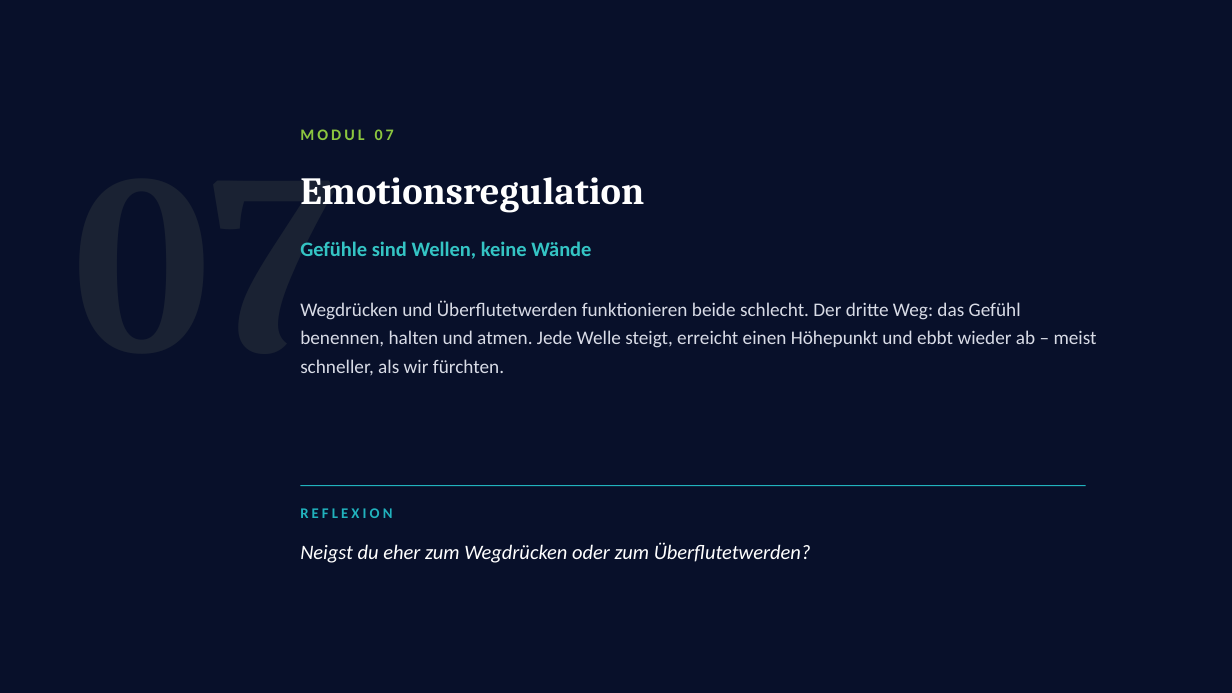
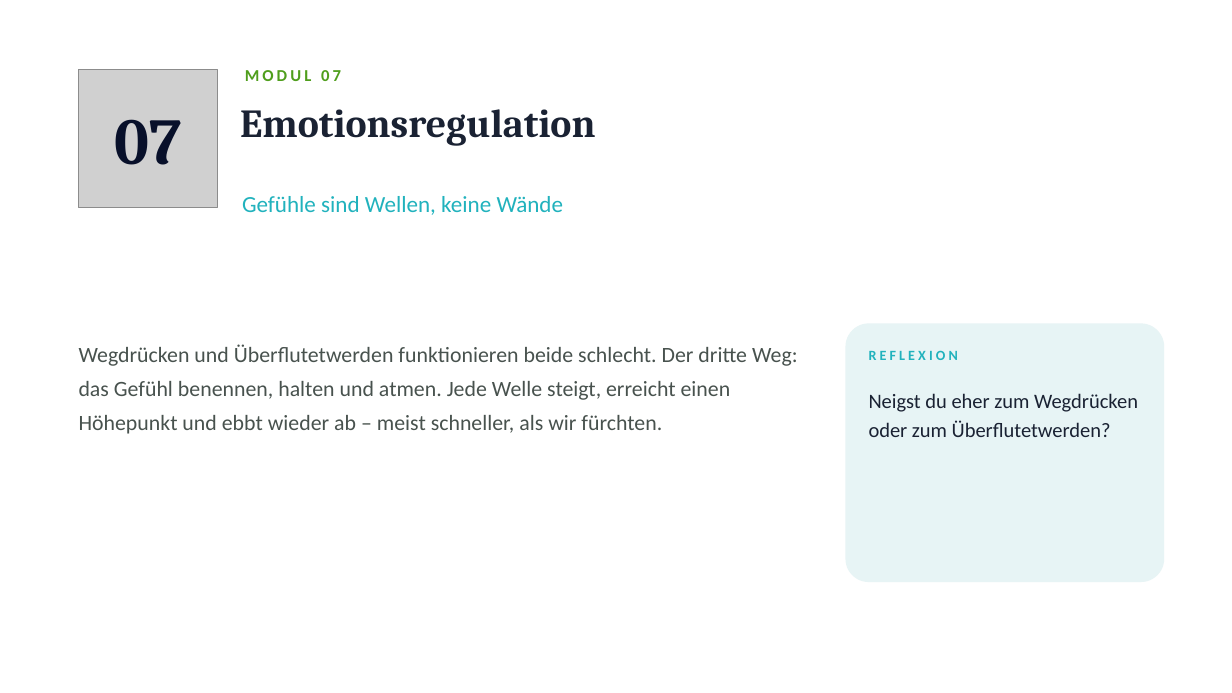
Before and after one commit to Heiko888/werdemeisterdeinergedanken, a slide deck: slide 14 of content/vorlagen/workshop/WMDG-Workshop-Deinen-Kopf-durchdenken.pptx. Drawn at 1232x693 pixels with LibreOffice and Linux fonts; fonts in the diff are those of the drawing; grey boxes stand for pictures. Boxes give left, top, right and bottom in pixels: in the first picture for what was removed or moved away, otherwise in the second. Text is boxed around its words. In the diff, an @@ line names an element or a change of style, - is before the commit and + after.

```diff
--- a/content/vorlagen/workshop/WMDG-Workshop-Deinen-Kopf-durchdenken.pptx
+++ b/content/vorlagen/workshop/WMDG-Workshop-Deinen-Kopf-durchdenken.pptx
@@ background #08102A to #FFFFFF @@
@@ text "07" at (x1=114, y1=119, x2=181, y2=165): vertical alignment top to middle @@
@@ picture added at (x1=79, y1=69, x2=217, y2=208) @@
@@ text at (x1=245, y1=70, x2=341, y2=81): text changed; size 200 to 13 pt; font Cambria to Calibri; text colour #1A2233 to #4F9E1C @@
-07
+MODUL 07
@@ text "MODUL 07" at (x1=245, y1=70, x2=341, y2=81): vertical alignment middle to top @@
@@ text at (x1=114, y1=119, x2=181, y2=165): text changed; size 12.5 to 51 pt; font Calibri to Cambria; text colour #8CC63F to #08102A @@
-MODUL 07
+07
@@ text "Emotionsregulation" moved from (x1=300, y1=177, x2=644, y2=213) to (x1=240, y1=109, x2=595, y2=146) @@
@@ text "Emotionsregulation" at (x1=240, y1=109, x2=595, y2=146): size 30 to 31 pt, text colour #FFFFFF to #1A2233; line spacing 1 to 1.02 @@
@@ text "Gefühle sind Wellen, keine Wände" moved from (x1=300, y1=241, x2=591, y2=259) to (x1=242, y1=196, x2=564, y2=215) @@
@@ text "Gefühle sind Wellen, keine Wände" at (x1=242, y1=196, x2=564, y2=215): size 16 to 18 pt, text colour #34C4C4 to #21B2BD, bold off @@
@@ rounded rectangle added at (x1=846, y1=323, x2=1165, y2=582), fill #E7F4F5 @@
@@ text "Wegdrücken und Überflutetwerden funktionieren beide ..." moved from (x1=300, y1=300, x2=1097, y2=375) to (x1=79, y1=344, x2=798, y2=434) @@
@@ text "Wegdrücken und Überflutetwerden funktionieren beide ..." at (x1=79, y1=344, x2=798, y2=434): size 15 to 17 pt, text colour #D8DBE6 to #48524E; line spacing 1.25 to 1.3 @@
@@ text "REFLEXION" moved from (x1=300, y1=508, x2=392, y2=518) to (x1=869, y1=350, x2=958, y2=360) @@
@@ text "REFLEXION" at (x1=869, y1=350, x2=958, y2=360): size 11.5 to 11 pt @@
@@ text "Neigst du eher zum Wegdrücken ..." moved from (x1=300, y1=542, x2=811, y2=563) to (x1=869, y1=393, x2=1138, y2=437) @@
@@ text "Neigst du eher zum Wegdrücken ..." at (x1=869, y1=393, x2=1138, y2=437): text colour #FFFFFF to #1A2233, italic off; line spacing 1.12 to 1.18 @@
@@ rectangle removed at (x1=300, y1=485, x2=1086, y2=486) @@
```
Also in this commit, not shown: 20 other slides changed, 25 other files.
